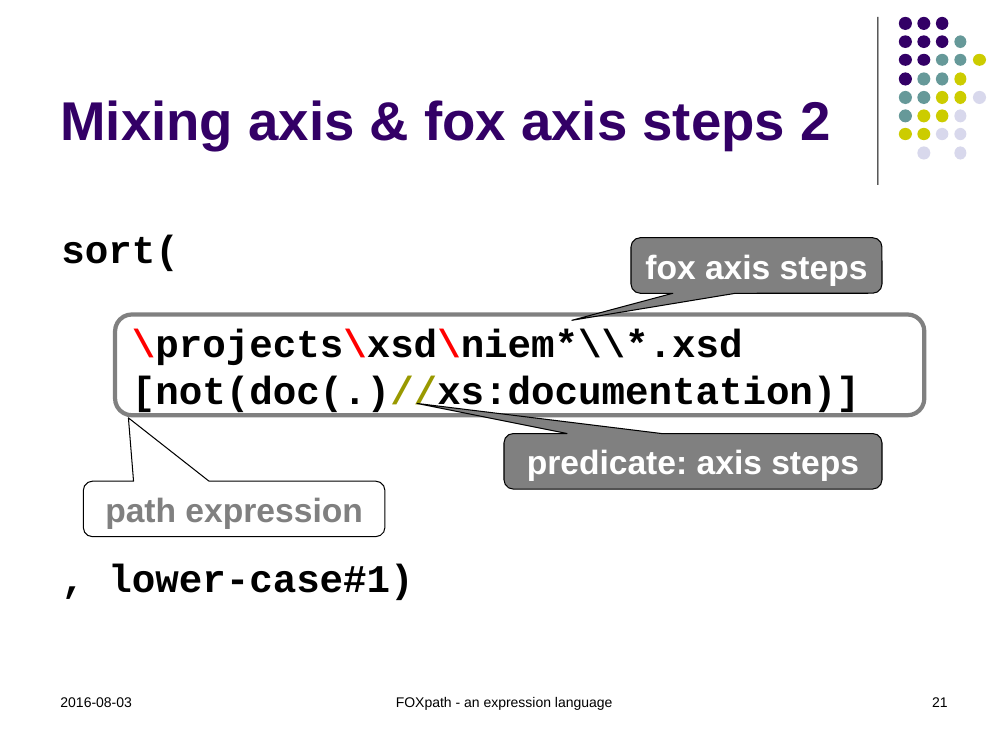
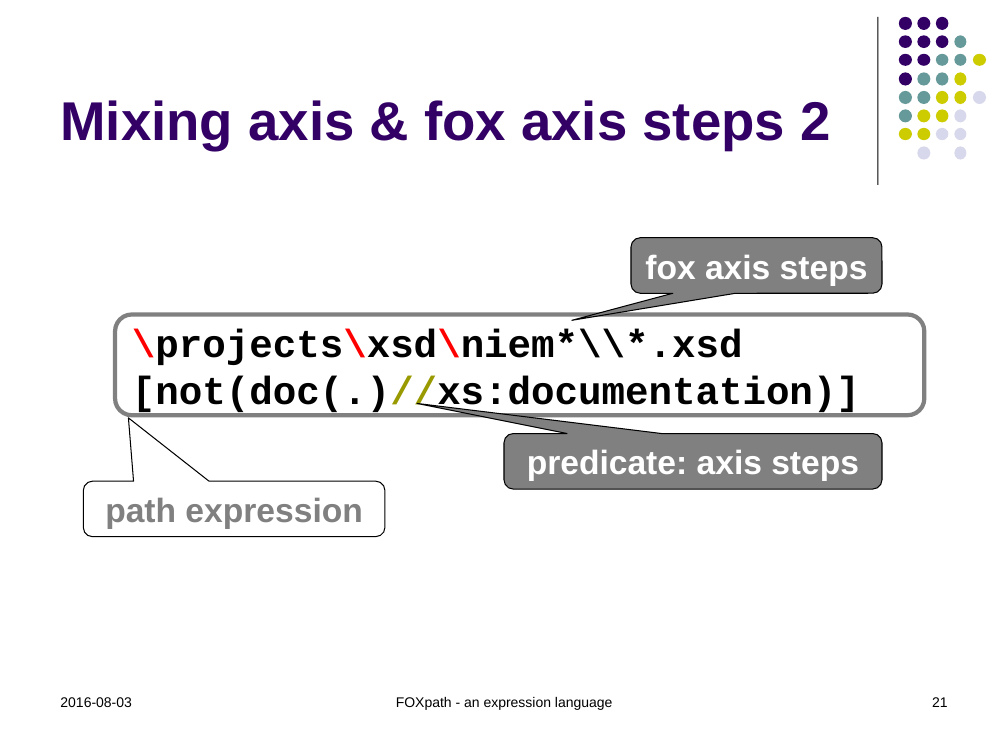
Before and after one commit to hrennau/foxpath, a slide deck: slide 21 of doc/foxpath.pptx. Drawn at 1008x756 pixels with LibreOffice and Linux fonts; fonts in the diff are those of the drawing. Boxes give left, top, right and bottom in pixels: in the first picture for what was removed or moved away, otherwise in the second. Text is boxed around its words. In the diff, an @@ line names an element or a change of style, - is before the commit and + after.

```diff
--- a/doc/foxpath.pptx
+++ b/doc/foxpath.pptx
@@ text at (61,235,178,271): paragraph removed @@
-sort(
@@ text at (108,564,413,600): paragraph removed @@
-, lower-case#1)
```
Also in this commit, not shown: 6 other slides changed, 2 slides added, 1 slide removed, 2 other files.
